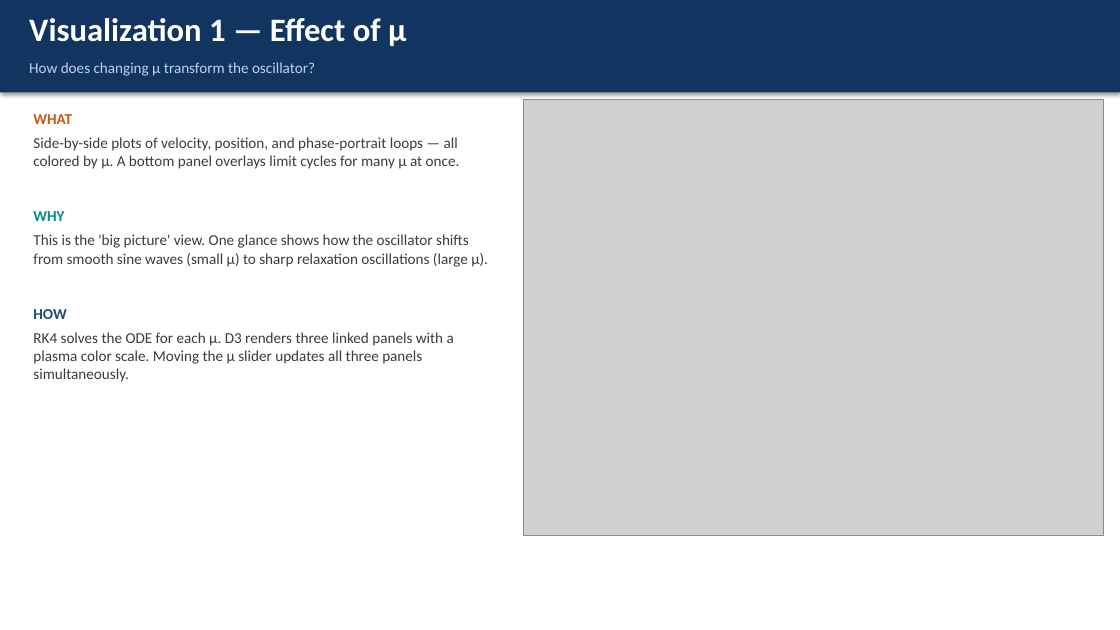
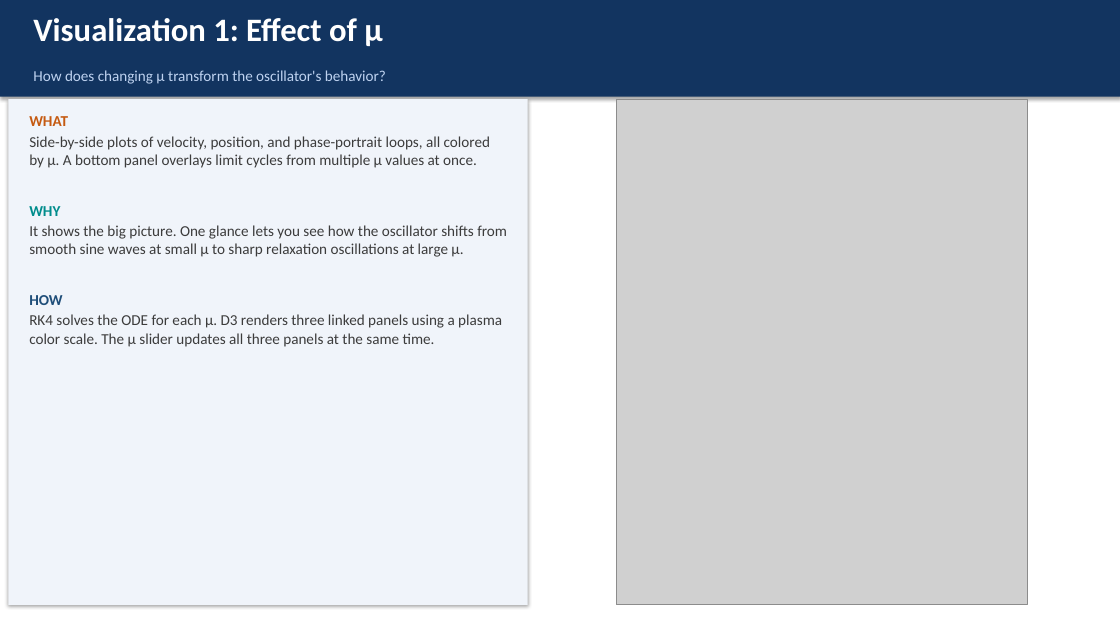
Before and after one commit to gfranco008/cis568, a slide deck: slide 5 of Final/Van_der_Pol_Visualization_Presentation.pptx. Drawn at 1120x630 pixels with LibreOffice and Linux fonts; fonts in the diff are those of the drawing; grey boxes stand for pictures. Boxes give left, top, right and bottom in pixels: in the first picture for what was removed or moved away, otherwise in the second. Text is boxed around its words. In the diff, an @@ line names an element or a change of style, - is before the commit and + after.

Commit message:
Update Van der Pol Visualization presentation file

```diff
--- a/Final/Van_der_Pol_Visualization_Presentation.pptx
+++ b/Final/Van_der_Pol_Visualization_Presentation.pptx
@@ rectangle: place and size @@
-rectangle at [0,0,1120,92]
+rectangle at [0,0,1120,97]
@@ text at [33,18,382,46]: text changed @@
-Visualization 1 — Effect of μ
+Visualization 1: Effect of μ
@@ text at [33,70,386,84]: text changed @@
-How does changing μ transform the oscillator?
+How does changing μ transform the oscillator's behavior?
@@ rectangle added at [8,99,528,605], fill #F0F4FA @@
@@ text at [29,116,68,305]: less space between paragraphs @@
@@ picture: place and size @@
-picture at [523,99,1103,536]
+picture at [616,99,1027,605]
@@ text at [29,136,490,168]: text changed @@
-Side-by-side plots of velocity, position, and phase-portrait loops — all colored by μ. A bottom panel overlays limit cycles for many μ at once.
+Side-by-side plots of velocity, position, and phase-portrait loops, all colored by μ. A bottom panel overlays limit cycles from multiple μ values at once.
@@ text at [29,225,507,257]: text changed @@
-This is the 'big picture' view. One glance shows how the oscillator shifts from smooth sine waves (small μ) to sharp relaxation oscillations (large μ).
+It shows the big picture. One glance lets you see how the oscillator shifts from smooth sine waves at small μ to sharp relaxation oscillations at large μ.
@@ text at [29,314,502,347]: text changed @@
-RK4 solves the ODE for each μ. D3 renders three linked panels with a plasma color scale. Moving the μ slider updates all three panels simultaneously.
+RK4 solves the ODE for each μ. D3 renders three linked panels using a plasma color scale. The μ slider updates all three panels at the same time.
```
Also in this commit, not shown: 13 other slides changed.
